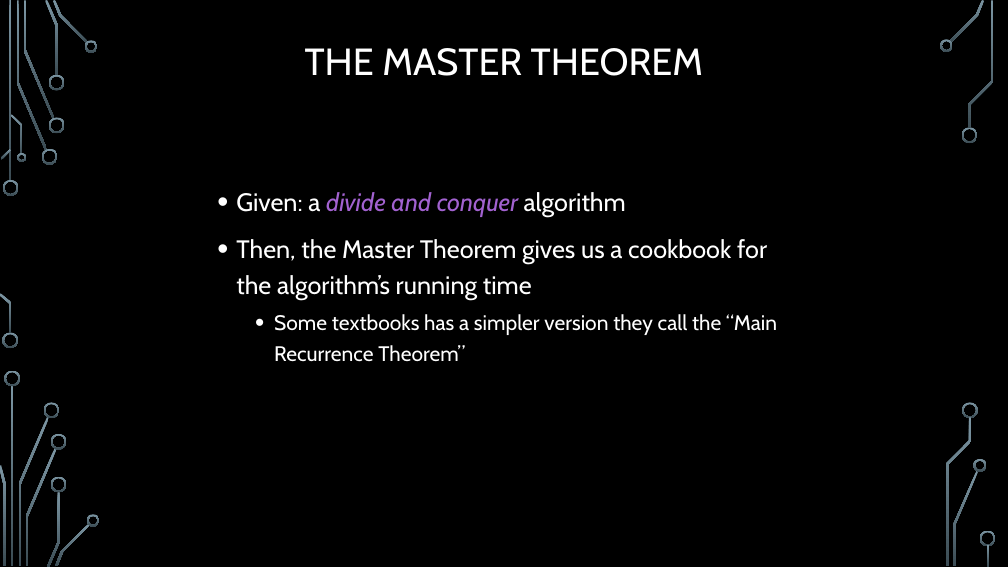
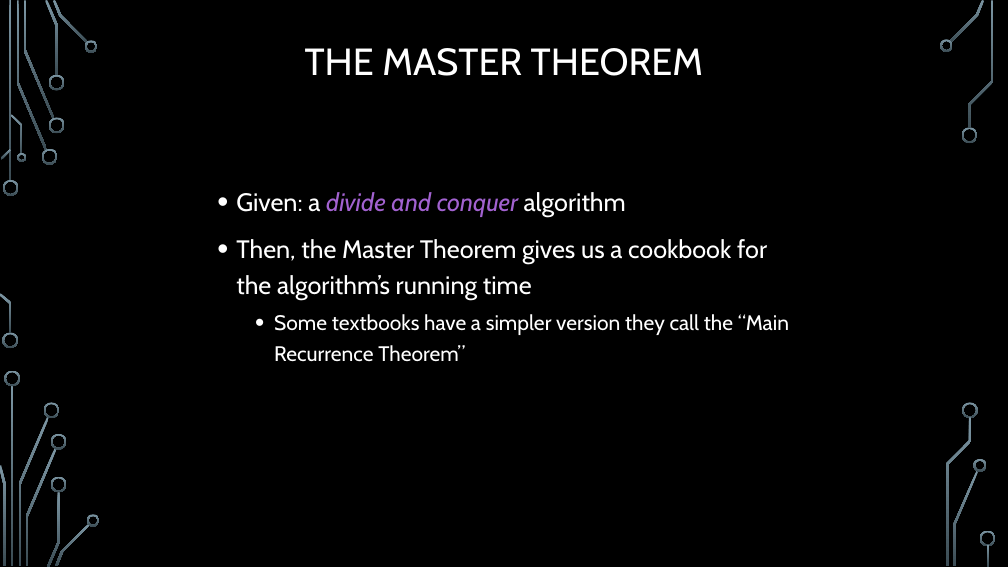
Before and after one commit to markfloryan/dsa2, a slide deck: slide 29 of slides/03-2-Recurrences.pptx. Drawn at 1008x567 pixels with LibreOffice and Linux fonts; fonts in the diff are those of the drawing; background and template pictures are left out. Boxes give left, top, right and bottom in pixels: in the first picture for what was removed or moved away, otherwise in the second. Text is boxed around its words. In the diff, an @@ line names an element or a change of style, - is before the commit and + after.

Commit message:
fixing bugs in recur slides

```diff
--- a/slides/03-2-Recurrences.pptx
+++ b/slides/03-2-Recurrences.pptx
@@ text at box(274, 314, 789, 362): text changed @@
-  • Some textbooks has a simpler version they call the “Main Recurrence Theorem”
+  • Some textbooks have a simpler version they call the “Main Recurrence Theorem”
```
Also in this commit, not shown: 1 other file.
